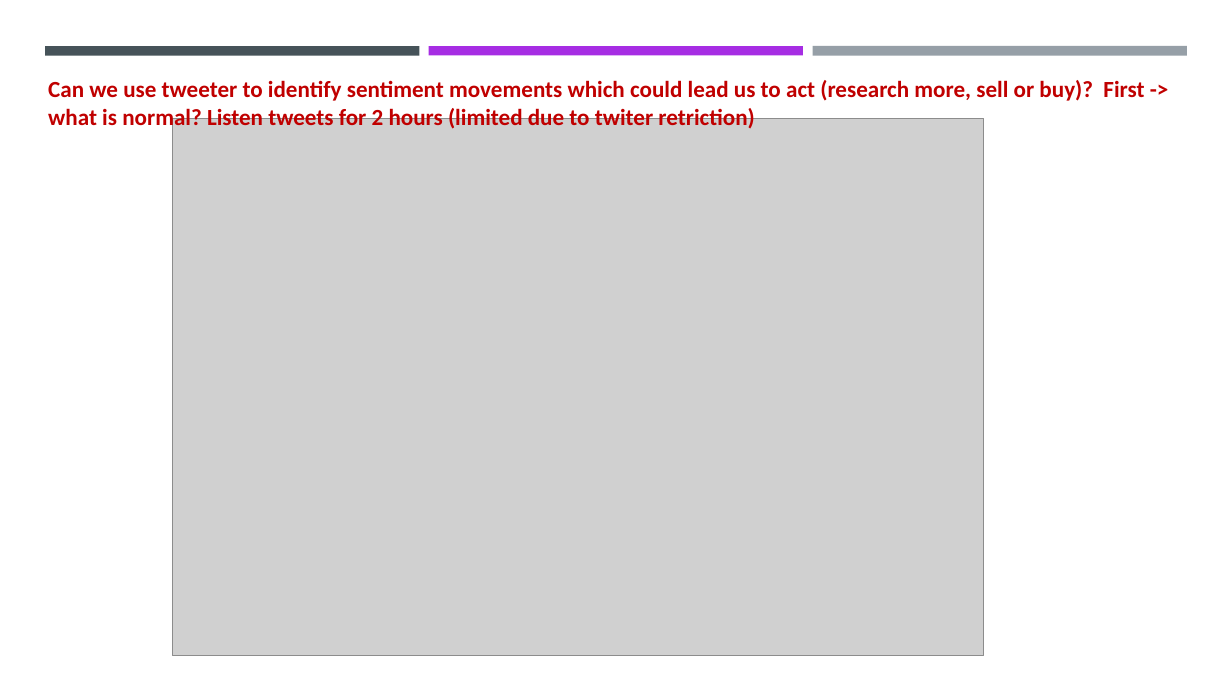
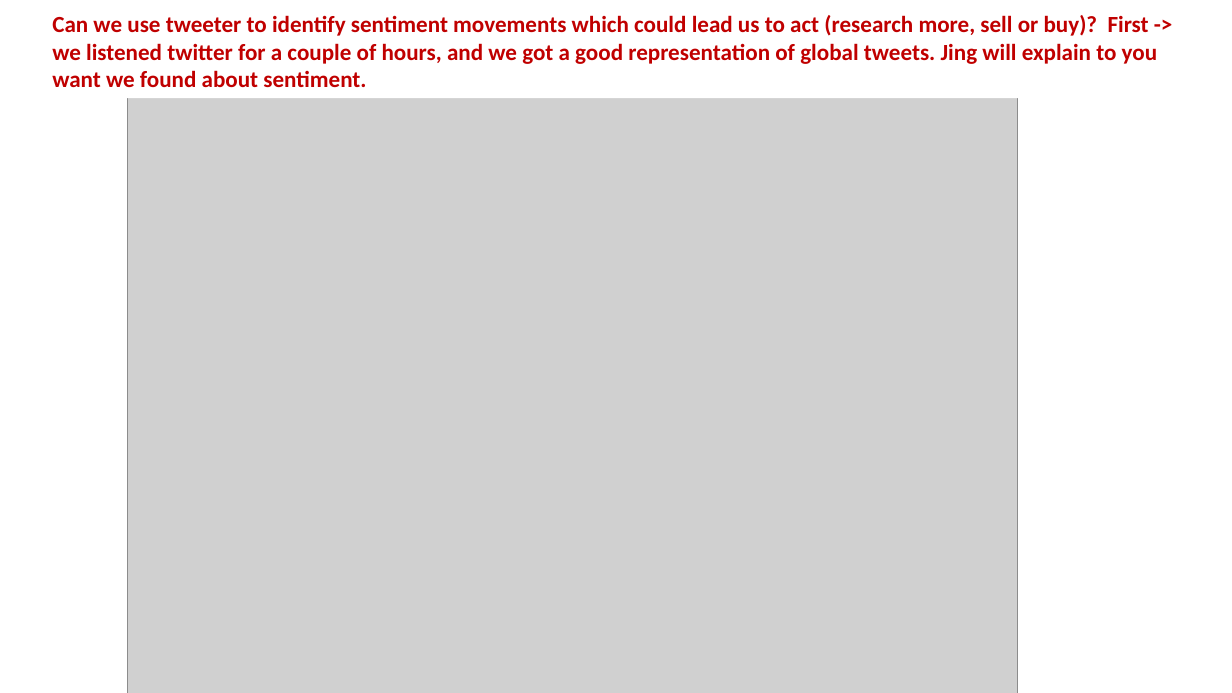
Before and after one commit to 4890A/bitcoin-media, a slide deck: slide 3 of CEM Powerpoint/Bitcoin presentation.pptx. Drawn at 1232x693 pixels with LibreOffice and Linux fonts; fonts in the diff are those of the drawing; grey boxes stand for pictures. Boxes give left, top, right and bottom in pixels: in the first picture for what was removed or moved away, otherwise in the second. Text is boxed around its words. In the diff, an @@ line names an element or a change of style, - is before the commit and + after.

```diff
--- a/CEM Powerpoint/Bitcoin presentation.pptx
+++ b/CEM Powerpoint/Bitcoin presentation.pptx
@@ rectangle added at (43,5,1189,98), fill #FFFFFF, 18 pt, text #C00000, bold @@
+Can we use tweeter to identify sentiment movements which could lead us to act (research more, sell or buy)? First -> we listened twitter for a couple of hours, and we got a good representation of global tweets. Jing will explain to you want we found about sentiment.
@@ rectangle removed at (45,46,420,55) @@
@@ rectangle removed at (429,46,803,55) @@
@@ rectangle removed at (812,46,1187,56) @@
@@ text removed at (48,80,1144,131) @@
-Can we use tweeter to identify sentiment movements which could lead us to act (research more, sell or buy)? First -> what is normal? Listen tweets for 2 hours (limited due to twiter retriction)
@@ picture: place and size @@
-picture at (172,118,983,656)
+picture at (128,93,1018,693)
```
Also in this commit, not shown: 1 other slide changed, 1 slide added, 1 slide removed.
